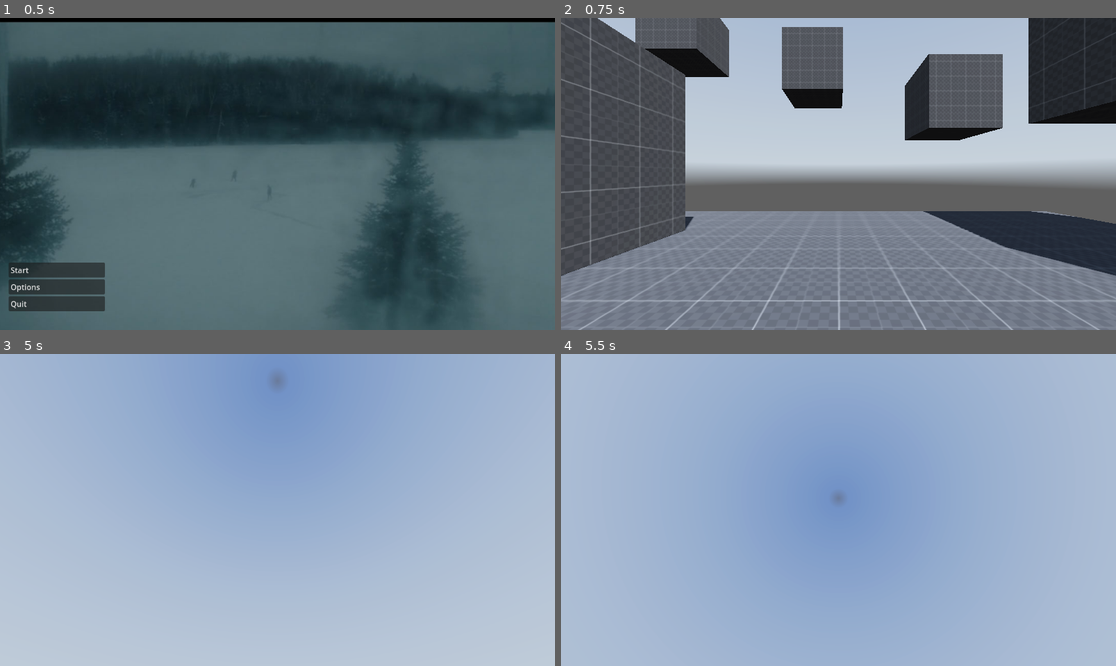
Above: before the commit, frames 1-4 (two rows, left to right).
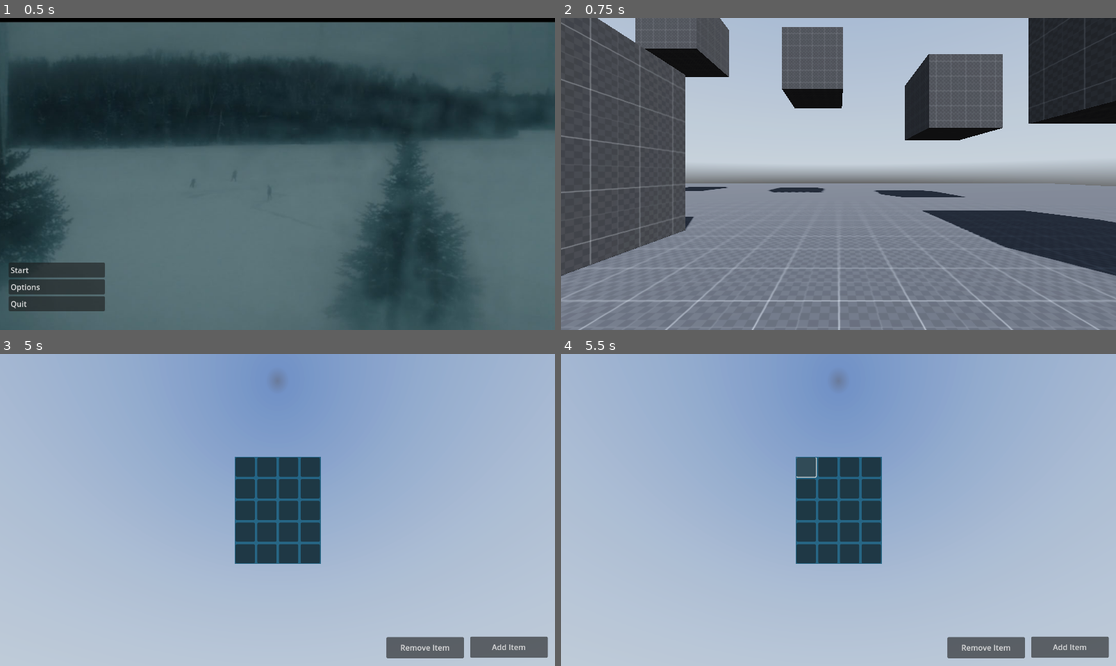
Above: after the commit, the same moments.

Repository: Louskil/Lang-calt
Game: Godot game, scene res://scenes/Menu.tscn
Same seed, same stepped clock (60 frames per second), same inputs: the game is played once before the commit and once after it. The engine's default icon, where the game draws it, is replaced by a stand-in: a white triangle on a blue panel in a dark square. A sky picture missing from this copy of the repository is replaced by a grey-blue gradient.
Inputs (mouse positions are in pixels of both pictures, inside the frame that each line leads up to):
- Up to frame 1 (0.5 s): no input
- Up to frame 2 (0.75 s): click "Start" at 0.5 s
- Up to frame 3 (5 s): tap Enter (ui_accept) at 1.25, 1.52, 2, 2.27, 2.75, 3.5, 3.77, 4.25, 4.52 s; move the mouse to (305, 510) at 1.27 s; press the mouse at (305, 510) at 1.28 s; hold W (forward) from 1.28 s (still down); move the mouse to (249, 510) at 2.02 s; release the mouse at (249, 510) at 2.03 s; tap Ctrl (crouch) at 2.1 s; click (249, 510) at 2.3 s; move the mouse to (288, 503) at 2.77 s; hold Shift (sprint) 2.78-3.53 s; click (288, 503) at 3.05 s; move the mouse to (271, 516) at 3.52 s; click (271, 516) at 3.6 s; move the mouse to (316, 513) at 4.27 s; press the mouse at (316, 513) at 4.28 s; tap I (Inventory, bound only after the commit) at 4.9 s
- Up to frame 4 (5.5 s): release W (forward) at 5 s; release the mouse at (877, 513) at 5 s; click (805, 466) at 5.02 s

Frame 1 is identical in both runs. In frame 2, 7.1% of the frame differs, in the area x 2-100%, y 1-82%; in frame 3, 7.2%; in frame 4, 22%, in the area x 28-99%, y 0-100%.

Commit message:
Inventory added(test version)

Diff:
--- /dev/null
+++ b/Testitem.tres
@@ -0,0 +1,14 @@
+[gd_resource type="Resource" script_class="Item" load_steps=3 format=3 uid="uid://beolavduy0nrg"]
+
+[ext_resource type="Texture2D" uid="uid://c11627v24d0ud" path="res://icon.svg" id="1_ruaeb"]
+[ext_resource type="Script" path="res://scripts/Item.gd" id="1_ubgrb"]
+
+[resource]
+script = ExtResource("1_ubgrb")
+ID = 0
+Name = ""
+ResourcePath = ""
+Icon = ExtResource("1_ruaeb")
+Quantity = 1
+StackSize = 10
+IsStackable = true
--- a/project.godot
+++ b/project.godot
@@ -47,3 +47,14 @@
 "events": [Object(InputEventKey,"resource_local_to_scene":false,"resource_name":"","device":-1,"window_id":0,"alt_press …(195 unchanged characters)…
 ]
 }
+Click={
+"deadzone": 0.5,
+"events": [Object(InputEventMouseButton,"resource_local_to_scene":false,"resource_name":"","device":-1,"window_id":0,"alt_pressed":false,"shift_pressed":false,"ctrl_pressed":false,"meta_pressed":false,"button_mask":1,"position":Vector2(135, 28),"global_position":Vector2(144, 74),"factor":1.0,"button_index":1,"canceled":false,"pressed":true,"double_click":false,"script":null)
+]
+}
+Inventory={
+"deadzone": 0.5,
+"events": [Object(InputEventKey,"resource_local_to_scene":false,"resource_name":"","device":-1,"window_id":0,"alt_pressed":false,"shift_pressed":false,"ctrl_pressed":false,"meta_pressed":false,"pressed":false,"keycode":0,"physical_keycode":73,"key_label":0,"unicode":105,"location":0,"echo":false,"script":null)
+, Object(InputEventKey,"resource_local_to_scene":false,"resource_name":"","device":-1,"window_id":0,"alt_pressed":false,"shift_pressed":false,"ctrl_pressed":false,"meta_pressed":false,"pressed":false,"keycode":0,"physical_keycode":4194306,"key_label":0,"unicode":0,"location":0,"echo":false,"script":null)
+]
+}
--- /dev/null
+++ b/scenes/InventoryButton.tscn
@@ -0,0 +1,50 @@
+[gd_scene load_steps=3 format=3 uid="uid://lueskagr4knl"]
+
+[ext_resource type="Script" path="res://scripts/InventoryButton.gd" id="1_fefwb"]
+
+[sub_resource type="RectangleShape2D" id="RectangleShape2D_8a4ce"]
+size = Vector2(38, 38)
+
+[node name="InventoryButton" type="Button"]
+custom_minimum_size = Vector2(40, 40)
+offset_left = 488.0
+offset_top = 214.0
+offset_right = 528.0
+offset_bottom = 254.0
+script = ExtResource("1_fefwb")
+
+[node name="TextureRect" type="TextureRect" parent="."]
+layout_mode = 1
+anchors_preset = 15
+anchor_right = 1.0
+anchor_bottom = 1.0
+offset_left = 3.0
+offset_top = 3.0
+offset_right = -3.0
+offset_bottom = -3.0
+grow_horizontal = 2
+grow_vertical = 2
+expand_mode = 1
+
+[node name="Label" type="Label" parent="."]
+layout_mode = 1
+anchors_preset = 3
+anchor_left = 1.0
+anchor_top = 1.0
+anchor_right = 1.0
+anchor_bottom = 1.0
+offset_left = -40.0
+offset_top = -23.0
+grow_horizontal = 0
+grow_vertical = 0
+horizontal_alignment = 2
+
+[node name="Area2D" type="Area2D" parent="."]
+
+[node name="CollisionShape2D" type="CollisionShape2D" parent="Area2D"]
+position = Vector2(20, 20)
+shape = SubResource("RectangleShape2D_8a4ce")
+
+[connection signal="button_down" from="." to="." method="_on_button_down"]
+[connection signal="area_entered" from="Area2D" to="." method="_on_area_2d_area_entered"]
+[connection signal="area_exited" from="Area2D" to="." method="_on_area_2d_area_exited"]
--- /dev/null
+++ b/scenes/InvestigationObject.gd
@@ -0,0 +1,11 @@
+extends Node3D
+#ЭТО ПО ОСМОТРУ СКРИПТ
+
+# Called when the node enters the scene tree for the first time.
+func _ready() -> void:
+	pass # Replace with function body.
+
+
+# Called every frame. 'delta' is the elapsed time since the previous frame.
+func _process(delta: float) -> void:
+	pass
--- /dev/null
+++ b/scenes/inventory.tscn
@@ -0,0 +1,84 @@
+[gd_scene load_steps=5 format=3 uid="uid://cg6y52i0tim1n"]
+
+[ext_resource type="Script" path="res://scripts/inventory.gd" id="1_rtxta"]
+[ext_resource type="PackedScene" uid="uid://lueskagr4knl" path="res://scenes/InventoryButton.tscn" id="2_om5ms"]
+
+[sub_resource type="StyleBoxFlat" id="StyleBoxFlat_vg15m"]
+bg_color = Color(0.0901961, 0.360784, 0.482353, 0.882353)
+
+[sub_resource type="CircleShape2D" id="CircleShape2D_36od6"]
+
+[node name="Inventory" type="Control"]
+layout_mode = 3
+anchors_preset = 15
+anchor_right = 1.0
+anchor_bottom = 1.0
+grow_horizontal = 2
+grow_vertical = 2
+script = ExtResource("1_rtxta")
+
+[node name="PanelContainer" type="PanelContainer" parent="."]
+layout_mode = 2
+offset_left = 487.0
+offset_top = 213.0
+offset_right = 665.0
+offset_bottom = 435.0
+size_flags_horizontal = 3
+size_flags_vertical = 3
+theme_override_styles/panel = SubResource("StyleBoxFlat_vg15m")
+
+[node name="ScrollContainer" type="ScrollContainer" parent="."]
+layout_mode = 1
+anchors_preset = 8
+anchor_left = 0.5
+anchor_top = 0.5
+anchor_right = 0.5
+anchor_bottom = 0.5
+offset_left = -88.0
+offset_top = -110.0
+offset_right = 88.0
+offset_bottom = 110.0
+grow_horizontal = 2
+grow_vertical = 2
+
+[node name="GridContainer" type="GridContainer" parent="ScrollContainer"]
+layout_mode = 2
+size_flags_horizontal = 3
+size_flags_vertical = 3
+theme_override_constants/h_separation = 5
+theme_override_constants/v_separation = 5
+columns = 4
+
+[node name="Button" type="Button" parent="."]
+layout_mode = 0
+offset_left = 975.0
+offset_top = 586.0
+offset_right = 1136.0
+offset_bottom = 630.0
+text = "Add Item"
+
+[node name="Button2" type="Button" parent="."]
+layout_mode = 0
+offset_left = 801.0
+offset_top = 587.0
+offset_right = 962.0
+offset_bottom = 631.0
+text = "Remove Item"
+
+[node name="MouseArea" type="Area2D" parent="."]
+
+[node name="CollisionShape2D" type="CollisionShape2D" parent="MouseArea"]
+scale = Vector2(0.3, 0.3)
+shape = SubResource("CircleShape2D_36od6")
+
+[node name="InventoryButton" parent="MouseArea" instance=ExtResource("2_om5ms")]
+visible = false
+offset_left = -21.0
+offset_top = -20.0
+offset_right = 19.0
+offset_bottom = 20.0
+
+[connection signal="button_down" from="Button" to="." method="_on_button_button_down"]
+[connection signal="button_down" from="Button2" to="." method="_on_button_2_button_down"]
+[connection signal="area_entered" from="MouseArea" to="." method="_on_mouse_area_area_entered"]
+[connection signal="area_exited" from="MouseArea" to="." method="_on_mouse_area_area_exited"]
--- /dev/null
+++ b/scenes/investigation_object.tscn
@@ -0,0 +1,33 @@
+[gd_scene load_steps=5 format=3 uid="uid://c57slas167grf"]
+
+[ext_resource type="Script" path="res://scenes/InvestigationObject.gd" id="1_ahkxx"]
+
+[sub_resource type="ProceduralSkyMaterial" id="ProceduralSkyMaterial_yiuio"]
+sky_horizon_color = Color(0.64625, 0.65575, 0.67075, 1)
+ground_horizon_color = Color(0.64625, 0.65575, 0.67075, 1)
+
+[sub_resource type="Sky" id="Sky_t2g5j"]
+sky_material = SubResource("ProceduralSkyMaterial_yiuio")
+
+[sub_resource type="Environment" id="Environment_8811w"]
+background_mode = 2
+sky = SubResource("Sky_t2g5j")
+tonemap_mode = 2
+glow_enabled = true
+
+[node name="InvestigationObject" type="Node3D"]
+script = ExtResource("1_ahkxx")
+
+[node name="WorldEnvironment" type="WorldEnvironment" parent="."]
+environment = SubResource("Environment_8811w")
+
+[node name="DirectionalLight3D" type="DirectionalLight3D" parent="."]
+transform = Transform3D(0.9995, 0.0293996, -0.0116401, 7.73665e-10, 0.368125, 0.929776, 0.0316201, -0.929311, 0.367941, 0, 0, 0)
+shadow_enabled = true
+
+[node name="Camera3D" type="Camera3D" parent="."]
+transform = Transform3D(1, 0, 0, 0, 1, 0, 0, 0, 1, 0, 0, 6.07753)
+
+[node name="RotationAroundBase" type="Node3D" parent="."]
+
+[node name="CSGBox3D" type="CSGBox3D" parent="RotationAroundBase"]
--- a/scenes/main.tscn
+++ b/scenes/main.tscn
@@ -1,8 +1,9 @@
-[gd_scene load_steps=11 format=3 uid="uid://cyvduwn6p22kh"]
+[gd_scene load_steps=12 format=3 uid="uid://cyvduwn6p22kh"]
 
 [ext_resource type="Texture2D" uid="uid://ceot7v4hiqpiw" path="res://assets/textures/dev/grids/Dark/texture_07.png" id="1_qnl17"]
 [ext_resource type="Texture2D" uid="uid://co2mbmhw5lppr" path="res://assets/hdris/kloofendal_48d_partly_cloudy_puresky_2k.hdr" id="2_u65b8"]
 [ext_resource type="Script" path="res://scripts/player.gd" id="3_k4d3e"]
+[ext_resource type="PackedScene" uid="uid://cg6y52i0tim1n" path="res://scenes/inventory.tscn" id="4_txesg"]
 
 [sub_resource type="StandardMaterial3D" id="StandardMaterial3D_7y2xg"]
 albedo_texture = ExtResource("1_qnl17")
@@ -36,11 +37,11 @@
 [node name="CSGBox3D" type="CSGBox3D" parent="stage"]
 transform = Transform3D(1, 0, 0, 0, 1, 0, 0, 0, 1, 0, -0.5, 0)
 use_collision = true
-size = Vector3(20, 1, 20)
+size = Vector3(80, 1, 80)
 material = SubResource("StandardMaterial3D_7y2xg")
 
 [node name="CSGBox3D2" type="CSGBox3D" parent="stage"]
-transform = Transform3D(1, 0, 0, 0, 1, 0, 0, 0, 1, 0, 2.05459, 12.2392)
+transform = Transform3D(1, 0, 0, 0, 1, 0, 0, 0, 1, -0.0728931, 2.14645, 12.1831)
 use_collision = true
 size = Vector3(20, 1, 20)
 material = SubResource("StandardMaterial3D_7y2xg")
@@ -103,3 +104,10 @@
 
 [node name="RayCast3D" type="RayCast3D" parent="player"]
 target_position = Vector3(0, 2, 0)
+
+[node name="Inventory" parent="player" instance=ExtResource("4_txesg")]
+visible = false
+offset_left = 1.0
+offset_top = 1.0
+offset_right = 1.0
+offset_bottom = 1.0
--- /dev/null
+++ b/scripts/InventoryButton.gd
@@ -0,0 +1,43 @@
+extends Button
+
+var currentItem
+var currentIcon
+var currentLabel
+var index
+
+signal OnButtonClick(Index, item)
+
+# Called when the node enters the scene tree for the first time.
+func _ready() -> void:
+	currentIcon = $TextureRect
+	currentLabel = $Label
+
+	pass # Replace with function body.
+
+
+# Called every frame. 'delta' is the elapsed time since the previous frame.
+func _process(delta: float) -> void:
+	pass
+
+func UpdateItem(item, index):
+	self.index = index
+	currentItem = item
+
+	if currentItem == null:
+		currentIcon.texture = null
+		currentLabel.text = ""
+	else:
+		currentIcon.texture = item.Icon
+		currentLabel.text = str(item.Quantity)
+
+func _on_area_2d_area_entered(area: Area2D) -> void:
+	pass # Replace with function body.
+
+
+func _on_area_2d_area_exited(area: Area2D) -> void:
+	pass # Replace with function body.
+
+
+func _on_button_down() -> void:
+	emit_signal("OnButtonClick", index, currentItem)
+	pass # Replace with function body.
--- /dev/null
+++ b/scripts/InvestigationObject.gd
@@ -0,0 +1,11 @@
+extends Node3D
+
+
+# Called when the node enters the scene tree for the first time.
+func _ready() -> void:
+	pass # Replace with function body.
+
+
+# Called every frame. 'delta' is the elapsed time since the previous frame.
+func _process(delta: float) -> void:
+	pass
--- /dev/null
+++ b/scripts/Item.gd
@@ -0,0 +1,20 @@
+extends Resource
+class_name Item
+
+@export var ID : int
+@export var Name : String
+@export var ResourcePath : String
+@export var Icon : Texture2D
+@export var Quantity : int
+@export var StackSize : int
+@export var IsStackable : bool
+#@export var Weight : float
+#@export var SubItem : Item
+#@export var SubItemFound : bool
+#@export var DeleteItemAfterFound : bool
+#@export var AfterFoundBaseItem : Item
+#@export var ItemCraftableMakeup : Dictionary # item, required amount
+
+func UseItem():
+	print("Used Item!")
+	pass
--- /dev/null
+++ b/scripts/inventory.gd
@@ -0,0 +1,147 @@
+extends Control
+
+var gridContainer : GridContainer
+var items : Array
+var capacity := 20
+var hoveredButton
+var grabbedButton
+var lastClickedMousePos : Vector2
+
+# Called when the node enters the scene tree for the first time.
+func _ready() -> void:
+	gridContainer = $ScrollContainer/GridContainer
+	populateButtons()
+	pass # Replace with function body.
+
+
+# Called every frame. 'delta' is the elapsed time since the previous frame.
+# Двигаем предмет по инвентарю
+func _process(delta: float) -> void:
+	$MouseArea.position = get_tree().root.get_mouse_position()
+	if hoveredButton != null:
+		if Input.is_action_just_pressed("Click"):
+			grabbedButton = hoveredButton
+			lastClickedMousePos = get_tree().root.get_mouse_position()
+
+		if lastClickedMousePos.distance_to(get_tree().root.get_mouse_position()) > 1:
+			if Input.is_action_pressed("Click"):
+				$MouseArea/InventoryButton.show()
+				$MouseArea/InventoryButton.UpdateItem(grabbedButton.currentItem, 0)
+			if Input.is_action_just_released("Click"):
+				if(grabbedButton != null && hoveredButton != null):
+					SwapButtons(grabbedButton, hoveredButton)
+				$MouseArea/InventoryButton.hide()
+
+	if Input.is_action_just_released("Click") && $MouseArea/InventoryButton.visible:
+		$MouseArea/InventoryButton.hide()
+		grabbedButton = null
+	pass
+
+# В итоге передвижения предмета в другую ячейку, меняем их местами только визуально,
+# по сути список существующих предметов меньше общего инвентаря
+# и в нём есть только существующие предметы
+func SwapButtons(button1, button2):
+
+	var button1Index = button1.get_index()
+	var button2Index = button2.get_index()
+	gridContainer.move_child(button1, button2Index)
+	gridContainer.move_child(button2, button1Index)
+	#print(items)
+	#var temp_1 = items[int(button1Index)]
+	#var temp_2 = items[int(button2Index)]
+	#items[button1Index] = temp_2
+	#items[button2Index] = temp_1
+
+func populateButtons():
+	for i in capacity:
+		var packedScene = ResourceLoader.load("res://scenes/InventoryButton.tscn")
+		var itemButton : Button = packedScene.instantiate()
+		itemButton.connect("OnButtonClick", OnButtonClicked)
+		$ScrollContainer/GridContainer.add_child(itemButton)
+
+# Создание любого предмета в списке и отображение в инвентаре
+func Add(item : Resource):
+	#items.append(item)
+	var currentItem = item.duplicate()
+	for i in items.size():
+		if items[i].ID == currentItem.ID && items[i].Quantity != currentItem.StackSize:
+			if items[i].Quantity + currentItem.Quantity > items[i].StackSize:
+				items[i].Quantity = currentItem.StackSize
+				currentItem.Quantity = -(currentItem.Quantity - items[i].StackSize)
+				UpdateButton(i)
+			else:
+				items[i].Quantity += currentItem.Quantity
+				currentItem.Quantity = 0
+				UpdateButton(i)
+	if currentItem.Quantity > 0:
+		if currentItem.Quantity < currentItem.StackSize:
+			items.append(currentItem)
+			UpdateButton(items.size() - 1)
+		else:
+			var tempItem = currentItem.duplicate()
+			tempItem.Quantity = currentItem.StackSize
+			items.append(tempItem)
+			UpdateButton(items.size() - 1)
+			currentItem.Quantity -= currentItem.StackSize
+			Add(currentItem)
+
+# Удаление любого предмета (осторожно, удаление происходит по порядку списка слева на право)
+func Remove(item : Resource):
+	var currentItem = item
+	for i in items.size():
+		if items[i].ID == currentItem.ID:
+			if items[i].Quantity - currentItem.Quantity < 0:
+				currentItem.Quantity -= items[i].Quantity
+				items[i].Quantity = 0
+				UpdateButton(i)
+			else:
+				items[i].Quantity -= currentItem.Quantity
+				currentItem.Quantity = 0
+				UpdateButton(i)
+
+		if currentItem.Quantity <= 0:
+			break
+	var tempItems = items.duplicate()
+	var offset = 0
+	for i in tempItems.size():
+		if items[i - offset].Quantity == 0:
+			items.remove_at(i)
+			offset += 1
+	reflowButtons()
+
+# Перепрогрузка кнопочек(ячеек) инвентаря
+func reflowButtons():
+	for i in capacity:
+		UpdateButton(i)
+
+# Прогрузка кнопки(ячейки) (одной из многих в инвентаря)
+func UpdateButton(index : int):
+	if range(items.size()).has(index):
+		gridContainer.get_child(index).UpdateItem(items[index], index)
+	else:
+		gridContainer.get_child(index).UpdateItem(null, index)
+
+
+# Тык по любой пустой ячейке инвентаря
+func OnButtonClicked(index, currentItem):
+	print("Clicked!")
+
+# ДОБАВЛЯЮ ПРЕДМЕТ БЛЯТЬ, ВОТ ТАК СУКА НЕ ЗАБУДЬ КОГДА БУДЕШТ ДЕЛАТЬ ПОДБОР ХУЙНИ!!!!1
+func _on_button_button_down() -> void:
+	Add(ResourceLoader.load("res://Testitem.tres"))
+	pass # Replace with function body.
+
+# А ТАК ИХ УДАЛЯЕМ БЛЯТЬ
+func _on_button_2_button_down() -> void:
+	Remove(ResourceLoader.load("res://Testitem.tres"))
+	pass # Replace with function body.
+
+
+func _on_mouse_area_area_entered(area: Area2D) -> void:
+	hoveredButton = area.get_parent()
+	pass # Replace with function body.
+
+
+func _on_mouse_area_area_exited(area: Area2D) -> void:
+	hoveredButton = null
+	pass # Replace with function body.
--- a/scripts/menu.gd
+++ b/scripts/menu.gd
@@ -17,5 +17,5 @@
 	pass # Replace with function body.
 
 # Called every frame. 'delta' is the elapsed time since the previous frame.
-func _process(delta: float) -> void:
+func _process(_delta: float) -> void:
 	pass
--- a/scripts/player.gd
+++ b/scripts/player.gd
@@ -21,12 +21,19 @@
 	Input.set_mouse_mode(Input.MOUSE_MODE_CAPTURED)
 
 func _input(event):
-	if event is InputEventMouseMotion:
+	if (event is InputEventMouseMotion) && !$Inventory.visible:
 		rotate_y(deg_to_rad(-event.relative.x * mouse_sens))
 		give_head.rotate_x(deg_to_rad(-event.relative.y * mouse_sens))
 		give_head.rotation.x = clamp(give_head.rotation.x, deg_to_rad(-89), deg_to_rad(89))
 
 func _physics_process(delta: float) -> void:
+
+	if Input.is_action_just_pressed("Inventory"):
+		$Inventory.visible = !$Inventory.visible
+		if $Inventory.visible:
+			Input.set_mouse_mode(Input.MOUSE_MODE_VISIBLE)
+		else:
+			Input.set_mouse_mode(Input.MOUSE_MODE_CAPTURED)
 
 	if Input.is_action_pressed("crouch"):
 		current_speed = crouching_speed
